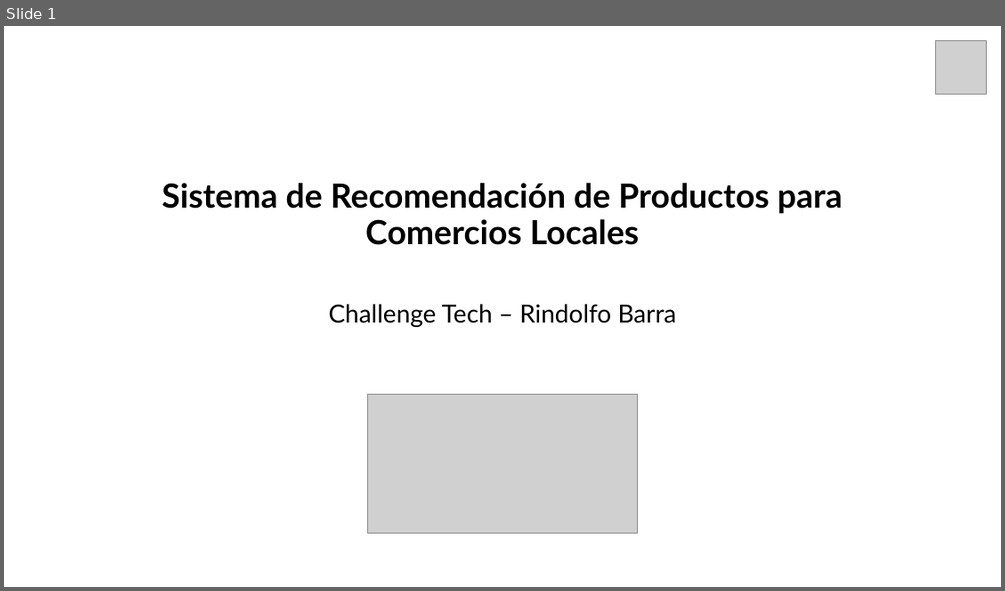
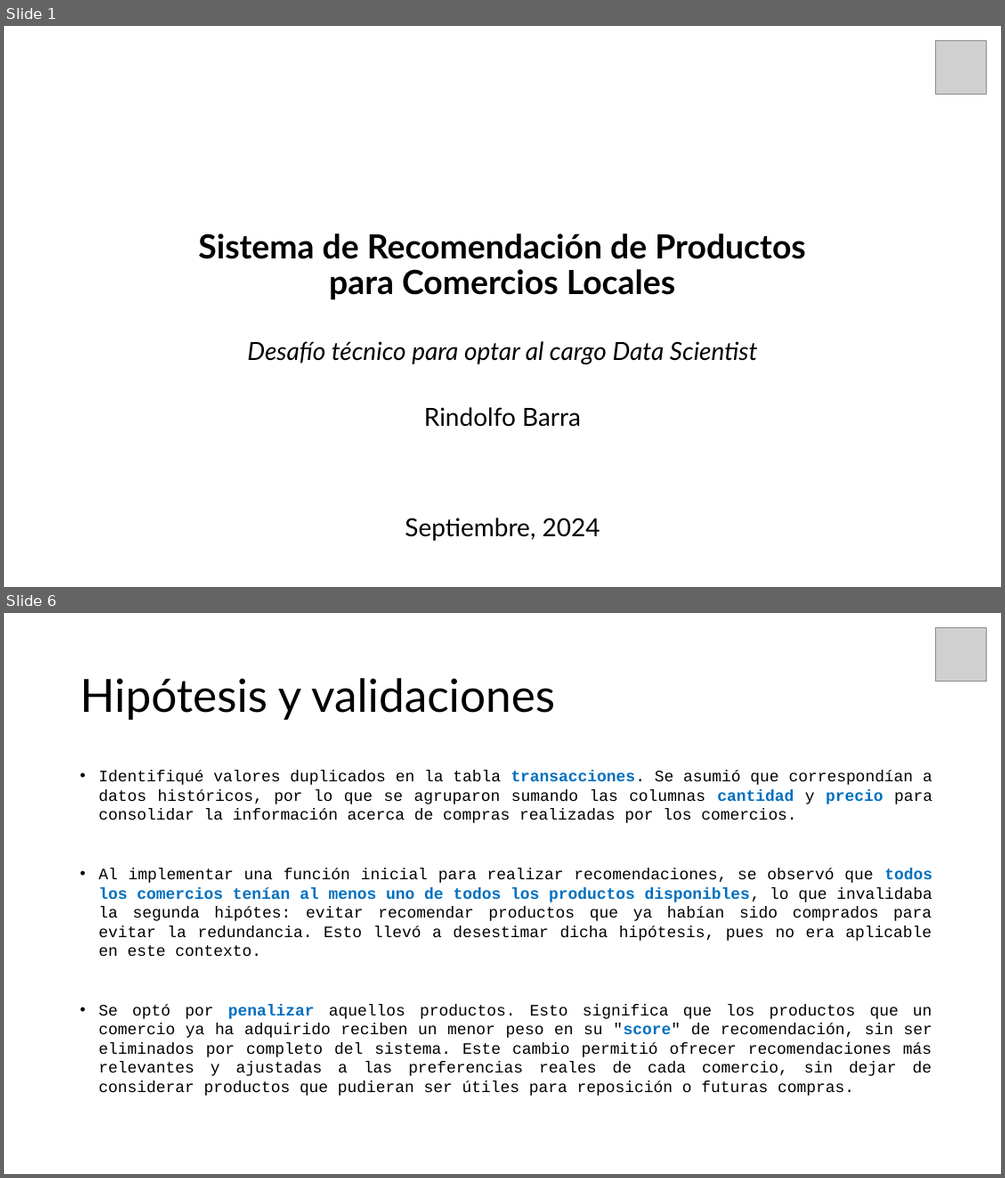
Before and after one commit to rownlet/recom_system, a slide deck: docs/Techallenge.pptx. Shown one above the other, each under a label of ours: slide 1 before the commit, slides 1 and 6 after it; the slides between them are not shown. The pictures are 1005x591 and 1005x1178 pixels, drawn with LibreOffice and Linux fonts; fonts in the diff are those of the drawing; grey boxes stand for pictures. Boxes give left, top, right and bottom in pixels: in the first picture for what was removed or moved away, otherwise in the second. Text is boxed around its words. In the diff, an @@ line names an element or a change of style, - is before the commit and + after.

```diff
--- a/docs/Techallenge.pptx
+++ b/docs/Techallenge.pptx
@@ slide 6 added at box(4, 613, 1001, 1174), background #FFFFFF @@
@@ picture added at box(935, 628, 987, 681) @@
@@ title added at box(80, 678, 555, 720), 44 pt, text #000000 @@
+Hipótesis y validaciones
@@ text added at box(98, 771, 932, 1095), 15.4 pt, text #000000 @@
+• Identifiqué valores duplicados en la tabla transacciones. Se asumió que correspondían a datos históricos, por lo que se agruparon sumando las columnas cantidad y precio para consolidar la información acerca de compras realizadas por los comercios.
+• Al implementar una función inicial para realizar recomendaciones, se observó que todos los comercios tenían al menos uno de todos los productos disponibles, lo que invalidaba la segunda hipótes: evitar recomendar productos que ya habían sido comprados para evitar la redundancia. Esto llevó a desestimar dicha hipótesis, pues no era aplicable en este contexto.
+• Se optó por penalizar aquellos productos. Esto significa que los productos que un comercio ya ha adquirido reciben un menor peso en su "score" de recomendación, sin ser eliminados por completo del sistema. Este cambio permitió ofrecer recomendaciones más relevantes y ajustadas a las preferencias reales de cada comercio, sin dejar de considerar productos que pudieran ser útiles para reposición o futuras compras.
@@ slide 1 changed as well @@
@@ title "Sistema de Recomendación de Productos ..." rewrapped from box(162, 183, 842, 245) to box(198, 233, 806, 300) @@
@@ text added at box(247, 341, 758, 364), 24 pt, text #000000, italic @@
+Desafío técnico para optar al cargo Data Scientist
@@ picture removed at box(368, 394, 638, 533) @@
@@ subtitle at box(424, 407, 581, 426): text changed @@
-Challenge Tech – Rindolfo Barra
+Rindolfo Barra
@@ text added at box(404, 517, 600, 540), 24 pt, text #000000 @@
+Septiembre, 2024
```
Also in this commit, not shown: 10 other slides added, 1 slide removed.
